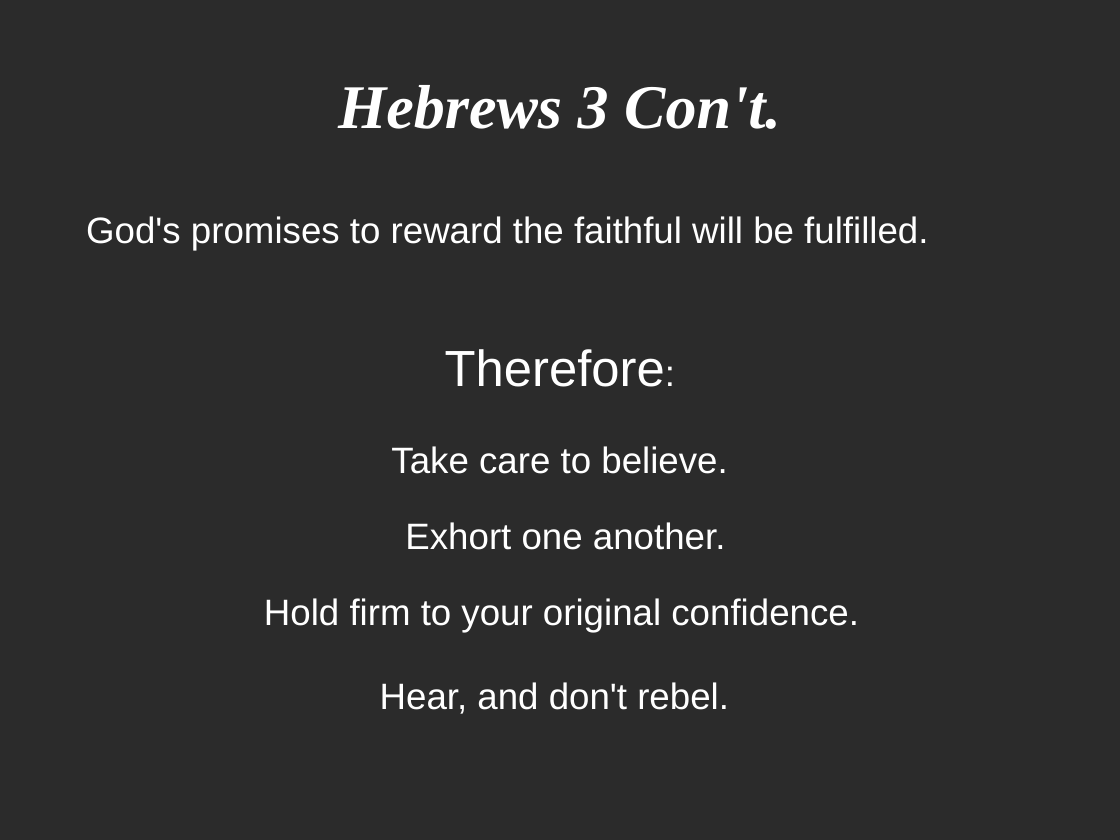
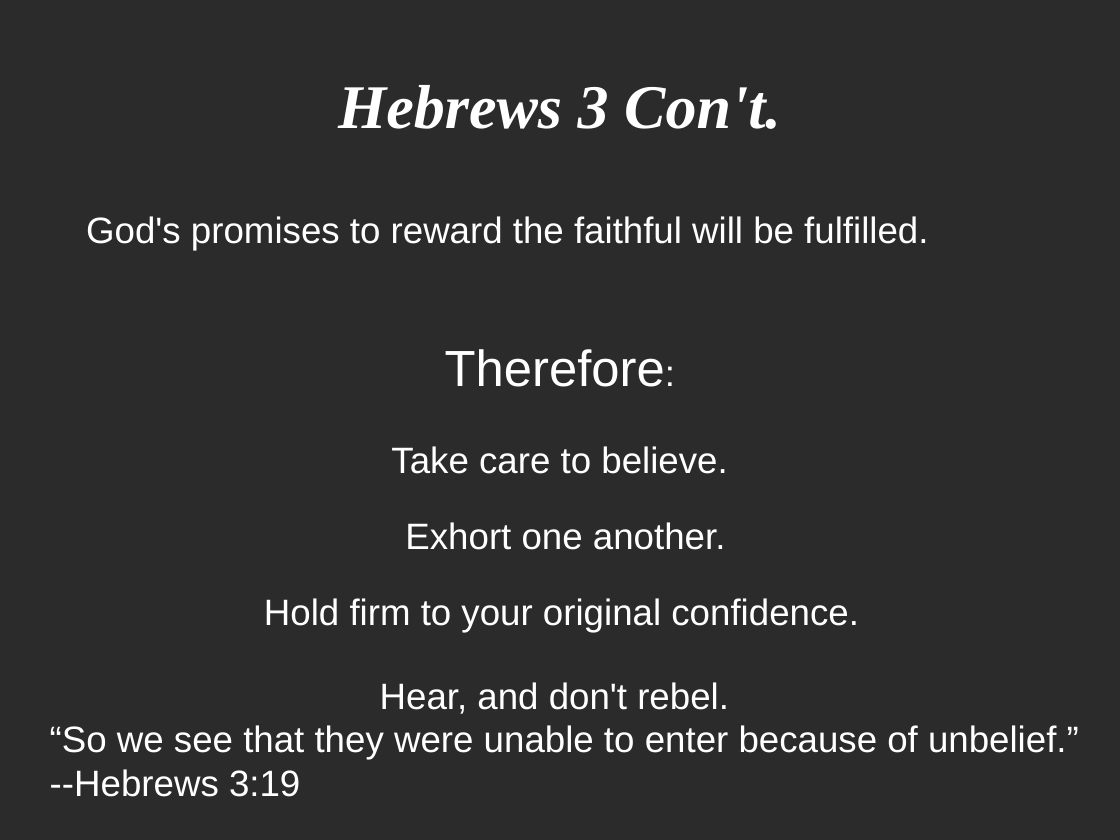
Before and after one commit to qrprat77/sunday_nite_class, a slide deck: slide 4 of Hebrews_Part_1/Presentations/chapter_3.odp. Drawn at 1120x840 pixels with LibreOffice and Linux fonts; fonts in the diff are those of the drawing; background and template pictures are left out; a plain dark background stands for a picture behind light text. Boxes give left, top, right and bottom in pixels: in the first picture for what was removed or moved away, otherwise in the second. Text is boxed around its words. In the diff, an @@ line names an element or a change of style, - is before the commit and + after.

```diff
--- a/Hebrews_Part_1/Presentations/chapter_3.odp
+++ b/Hebrews_Part_1/Presentations/chapter_3.odp
@@ text added at [50,725,1079,797], 26 pt, text #FFFFFF @@
+“So we see that they were unable to enter because of unbelief.”
+--Hebrews 3:19
```
Also in this commit, not shown: 1 other slide changed, 1 other file.
